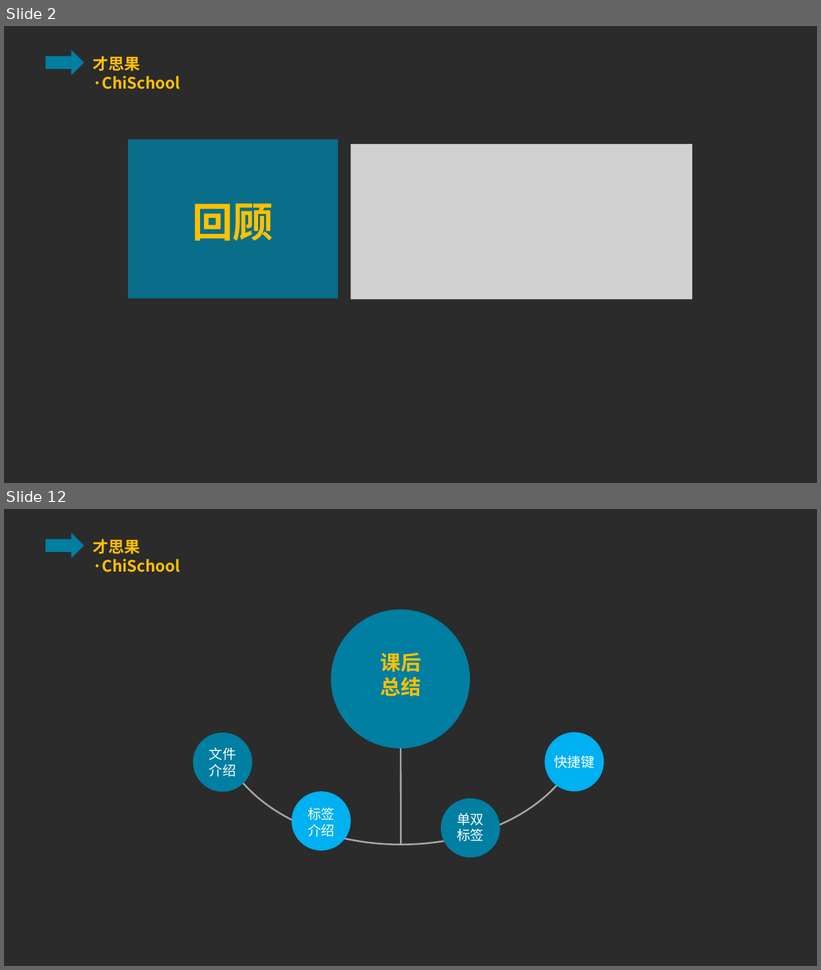
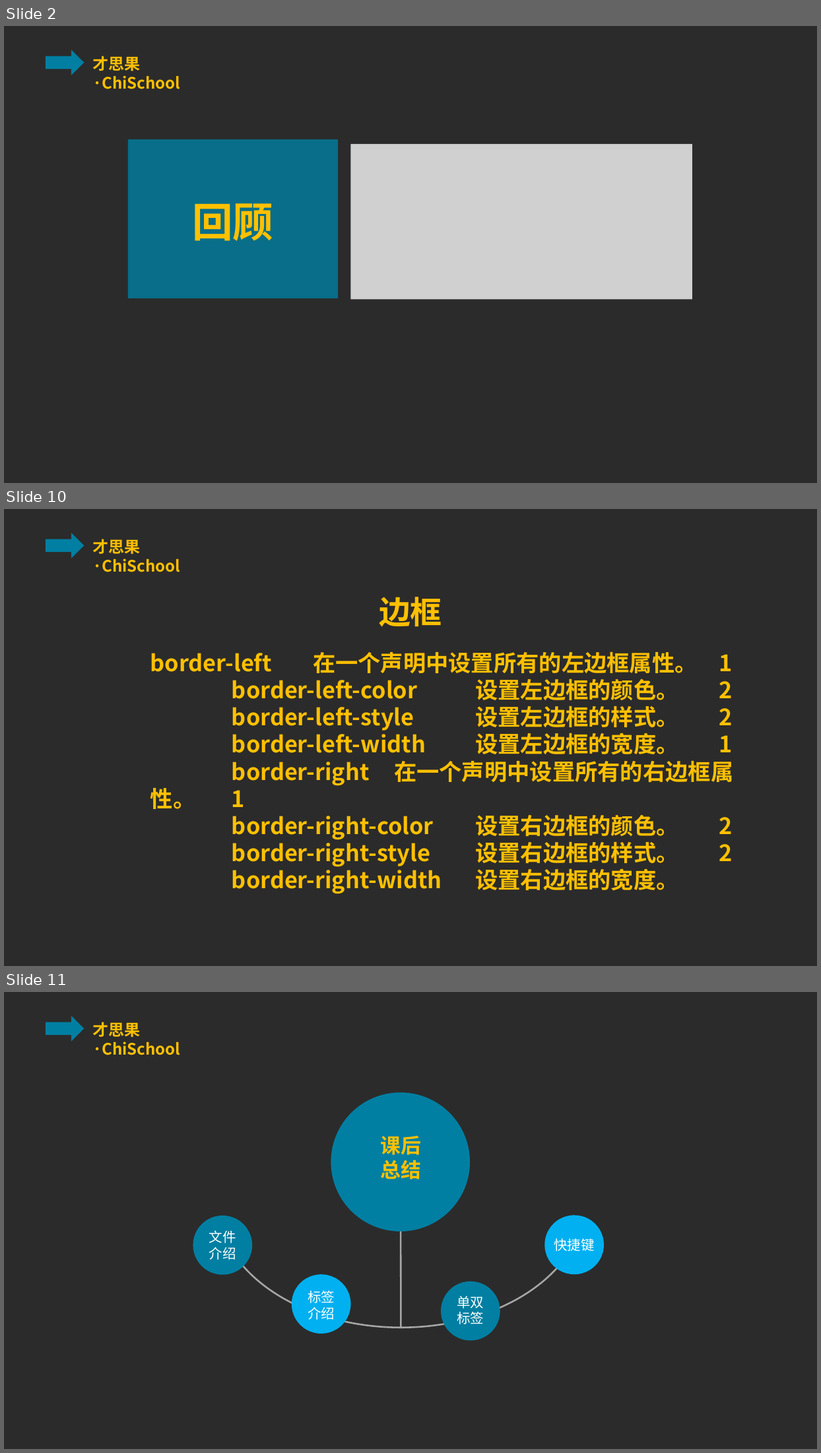
Before and after one commit to ppliu1987/chichool, a slide deck: html/class/lesson_six/lesson_six.pptx. Shown one above the other, each under a label of ours: slides 2 and 12 before the commit, slides 2, 10 and 11 after it; the slides between them are not shown. The pictures are 821x970 and 821x1453 pixels, drawn with LibreOffice and Linux fonts; fonts in the diff are those of the drawing; grey boxes stand for pictures; background and template pictures are left out; a plain dark background stands for a picture behind light text. Boxes give left, top, right and bottom in pixels: in the first picture for what was removed or moved away, otherwise in the second. Text is boxed around its words. In the diff, an @@ line names an element or a change of style, - is before the commit and + after.

```diff
--- a/html/class/lesson_six/lesson_six.pptx
+++ b/html/class/lesson_six/lesson_six.pptx
@@ slide 10 added at [4,509,817,966], background picture (left out); not listed: 2 template elements that a slide beside it also shows @@
@@ text added at [379,597,442,627], 28 pt, text #FFC000, bold @@
+边框
@@ text added at [151,652,733,894], 20 pt, text #FFC000, bold @@
+border-left 在一个声明中设置所有的左边框属性。 1
+border-left-color 设置左边框的颜色。 2
+border-left-style 设置左边框的样式。 2
+border-left-width 设置左边框的宽度。 1
+border-right 在一个声明中设置所有的右边框属性。 1
+border-right-color 设置右边框的颜色。 2
+border-right-style 设置右边框的样式。 2
+border-right-width 设置右边框的宽度。
@@ what was slide 12 is now slide 11 @@
```
Also in this commit, not shown: 7 other slides added, 9 slides removed, 3 other files.
